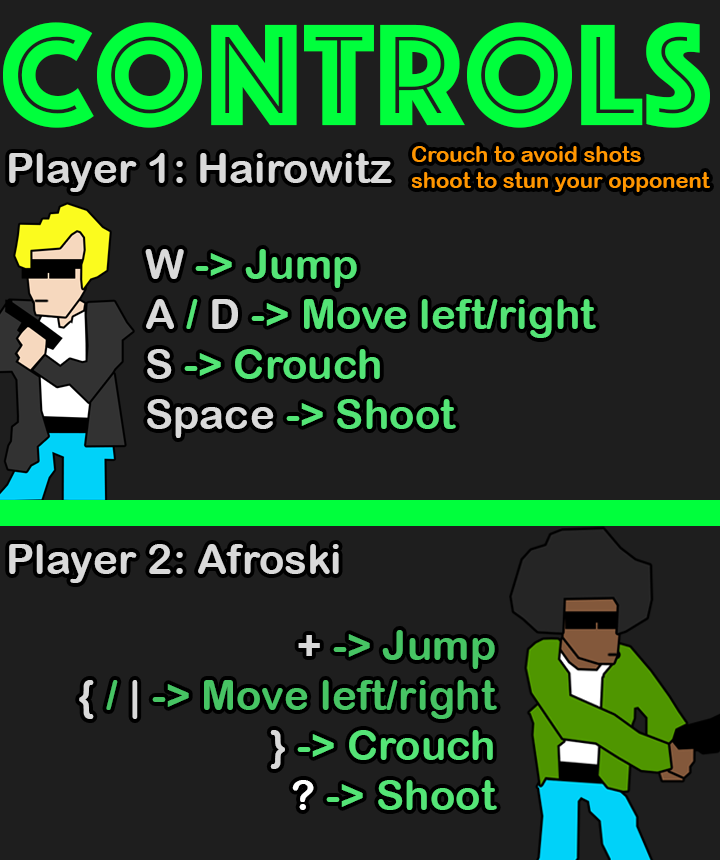
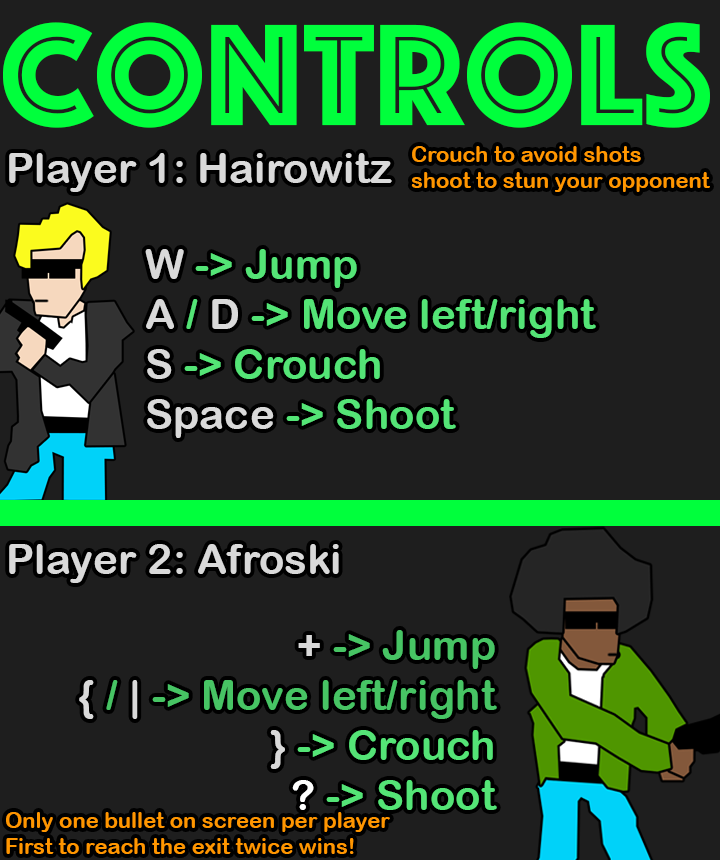
Before/after of a w=720, h=860 layered artwork. What changed in the layer stack:
added layer "Only one bullet on screen per player First to reach the exit tw" above "Crouch to avoid shots shoot to stun your opponent" over [6, 812, 390, 854]
